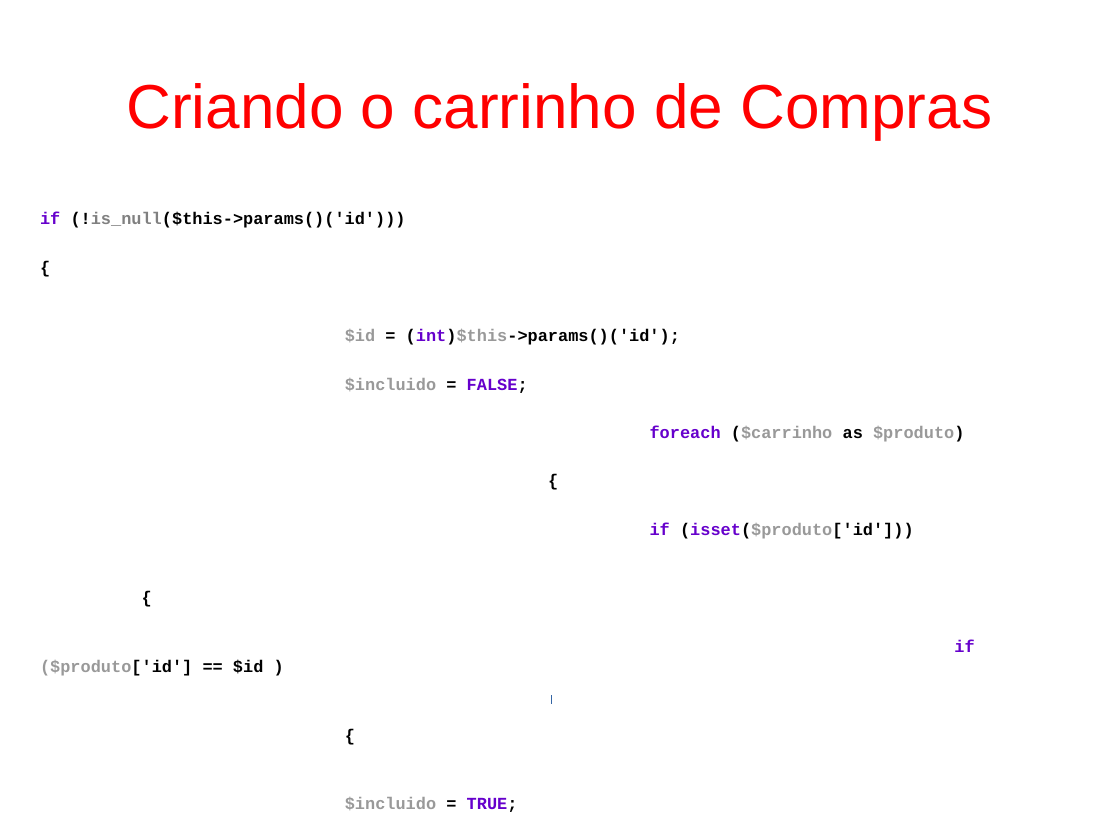
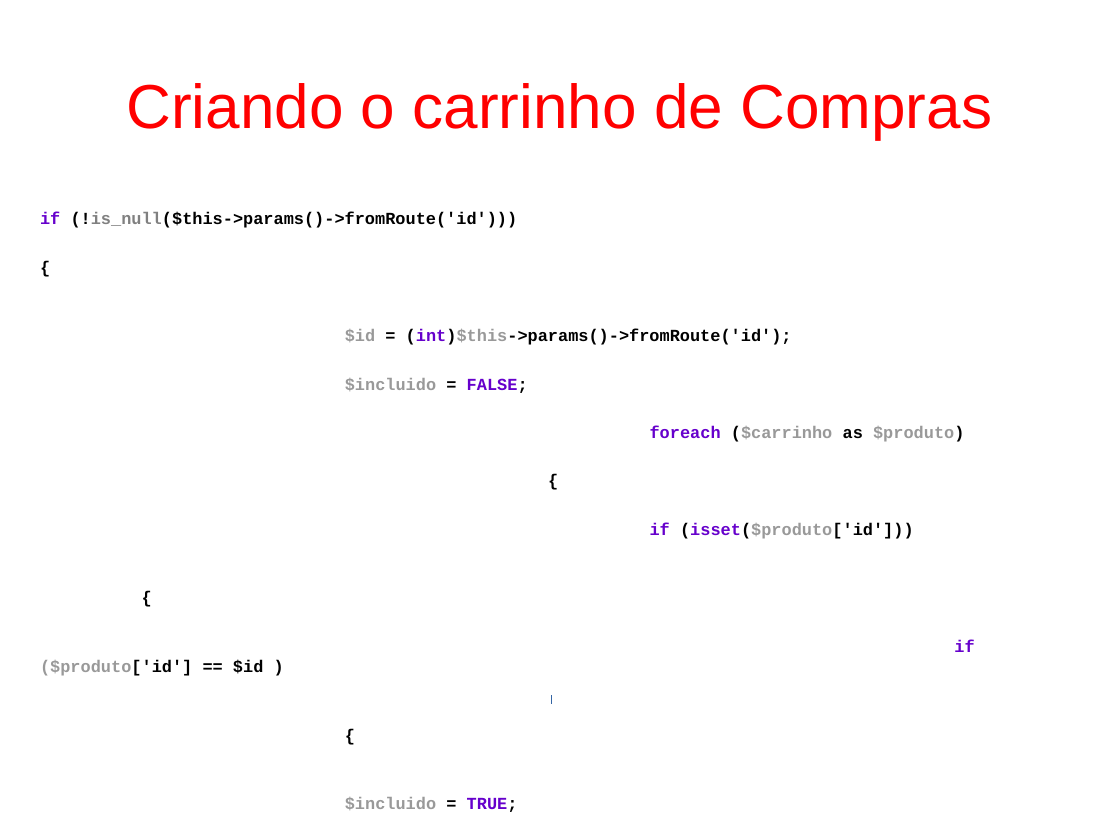
Before and after one commit to fgsl/lojasacme, a slide deck: slide 81 of docs/tutorial.odp. Drawn at 1120x840 pixels with LibreOffice and Linux fonts; fonts in the diff are those of the drawing. Boxes give left, top, right and bottom in pixels: in the first picture for what was removed or moved away, otherwise in the second. Text is boxed around its words. In the diff, an @@ line names an element or a change of style, - is before the commit and + after.

```diff
--- a/docs/tutorial.odp
+++ b/docs/tutorial.odp
@@ text at [40, 212, 518, 228]: text changed @@
-if (!is_null($this->params()('id')))
+if (!is_null($this->params()->fromRoute('id')))
@@ text at [345, 329, 792, 345]: text changed @@
-$id = (int)$this->params()('id');
+$id = (int)$this->params()->fromRoute('id');
```
Also in this commit, not shown: 13 other slides changed, 1 slide removed, 1 other file.
